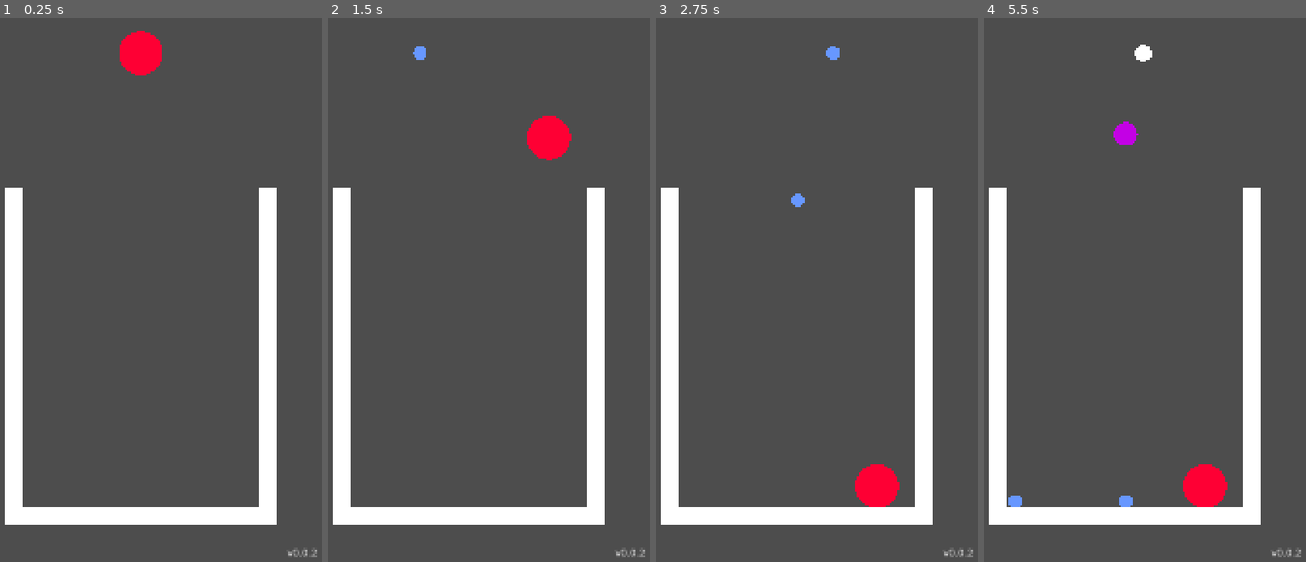
Above: before the commit, frames 1-4 (left to right).
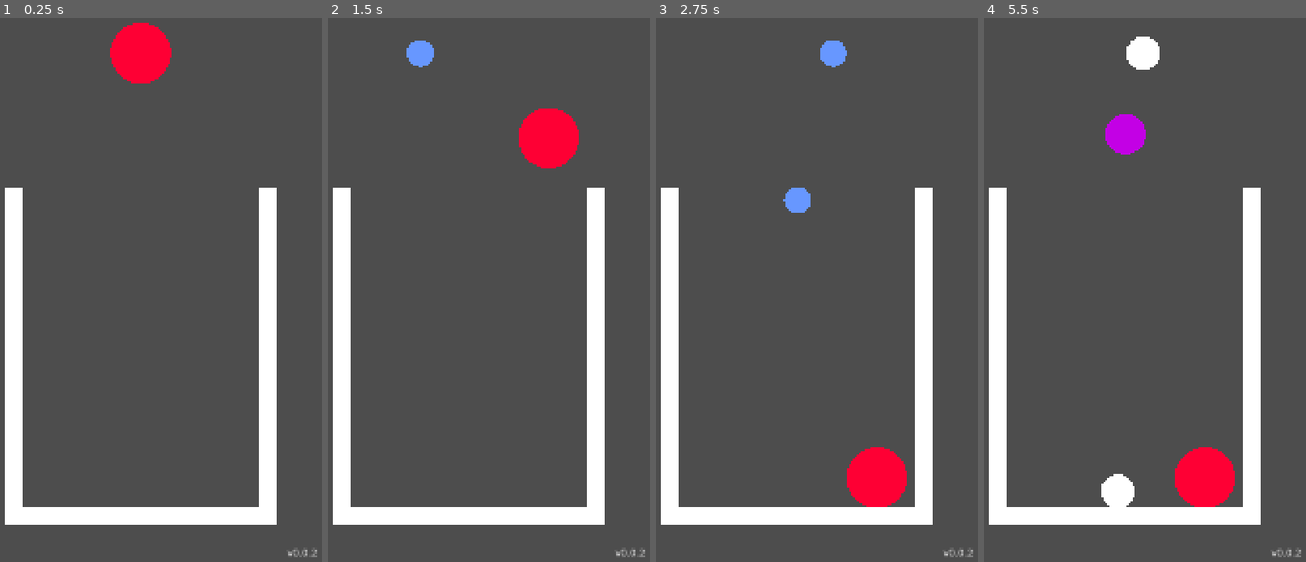
Above: after the commit, the same moments.

Repository: petrsek/Merge-Ball
Game: Godot game, scene res://scenes/endless_mode.tscn
Two runs of this game, one before a commit and one after it. Both use one fixed random seed, a clock stepped at 60 frames per second and the inputs below.
Inputs (mouse positions are in pixels of both pictures, inside the frame that each line leads up to):
- Up to frame 1 (0.25 s): no input
- Up to frame 2 (1.5 s): tap Enter at 0.5 s; move the mouse to (550, 208) at 0.52 s; click (550, 208) at 0.67 s; drag from (395, 273) to (469, 175) at 1.27 s
- Up to frame 3 (2.75 s): move the mouse to (833, 99) at 2.02 s; click (833, 99) at 2.17 s
- Up to frame 4 (5.5 s): drag from (1106, 371) to (1016, 143) at 2.77 s; move the mouse to (1235, 338) at 3.52 s; click (1235, 338) at 3.67 s; drag from (1016, 143) to (1125, 175) at 4.27 s; move the mouse to (1141, 241) at 5.02 s; click (1141, 241) at 5.17 s

The runs differ from the first frame. In frame 1, 0.8% of the frame differs, in the area x 34-54%, y 0-13%; in frame 2, 1.0%; in frame 3, 1.3%; in frame 4, 2.3%, in the area x 7-78%, y 3-90%.

Commit message:
Made balls bigger

Diff:
--- a/scripts/base_ball.gd
+++ b/scripts/base_ball.gd
@@ -17,16 +17,16 @@
 
 ## lookup table for ball radiuses based on level
 const level_dict = [
-	20,
-	25,
-	35,
+	40,
 	50,
-	65,
-	80,
-	100,
-	125,
+	60,
+	75,
+	90,
+	110,
+	130,
 	150,
-	175
+	175,
+	200
 	]
 
 ## Sets this ball and its components to current level
--- a/scripts/game_controller.gd
+++ b/scripts/game_controller.gd
@@ -103,9 +103,13 @@
 	new_ball.Drop() # make ball interact with environment
 	self.add_child.call_deferred(new_ball)
 
+#var lvl = -1
 ## Returns randomly generated balue beween 0 and 4.
 ## The pobability function follow a hyperbolic curve
 func GetNextLevel():
+	#lvl += 1
+	#return (lvl % Ball.level_dict.size())
+
 	var rand = randf()
 	var level: int = 4
 	for i in range(1, 6):
